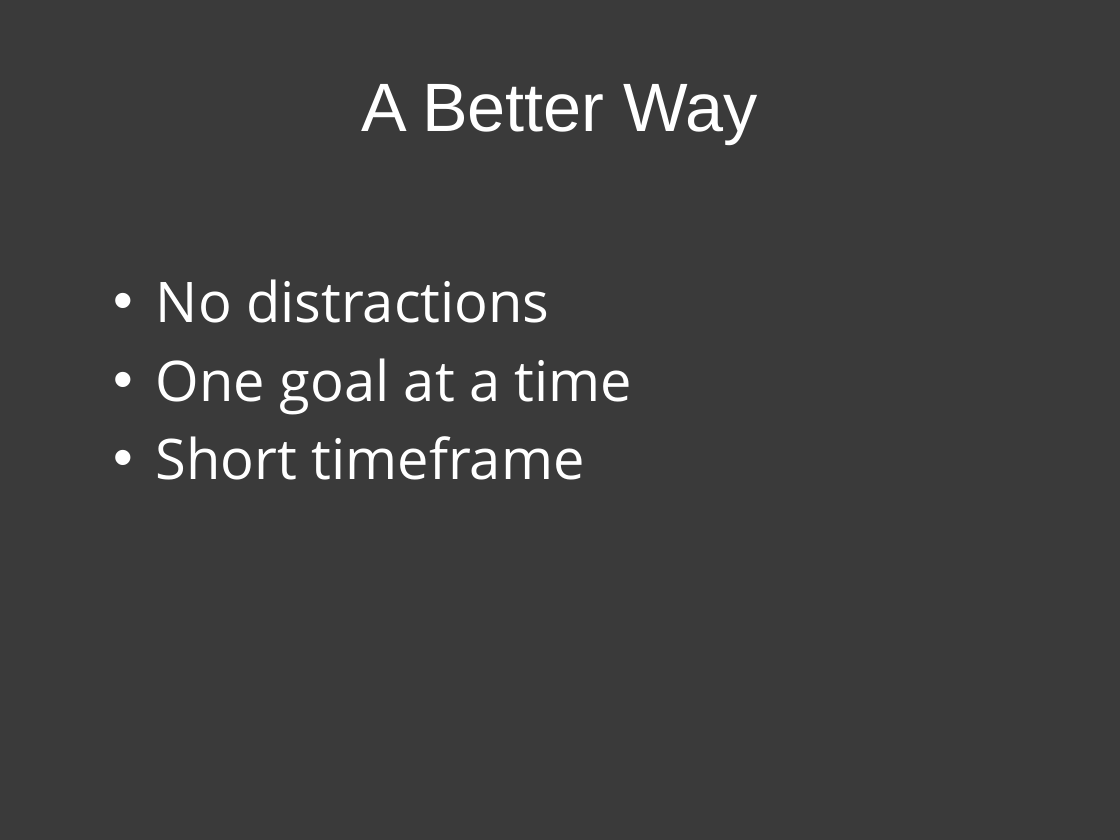
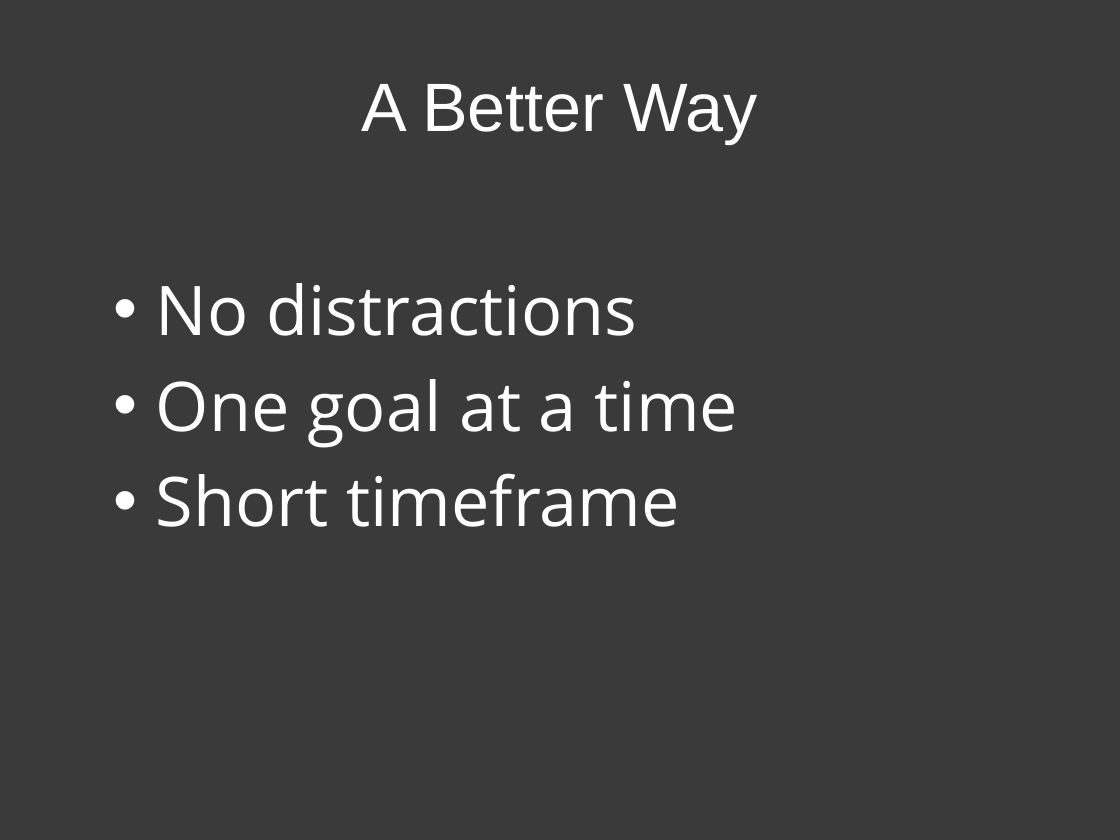
Before and after one commit to patik/code-sprint, a slide deck: slide 2 of code-sprint.pptx. Drawn at 1120x840 pixels with LibreOffice and Linux fonts; fonts in the diff are those of the drawing. Boxes give left, top, right and bottom in pixels: in the first picture for what was removed or moved away, otherwise in the second. Text is boxed around its words. In the diff, an @@ line names an element or a change of style, - is before the commit and + after.

```diff
--- a/code-sprint.pptx
+++ b/code-sprint.pptx
@@ text "No distractions" at (156,283,738,527): size 36 to 44 pt; more space between paragraphs @@
```
Also in this commit, not shown: 14 other slides changed, 1 other file.
